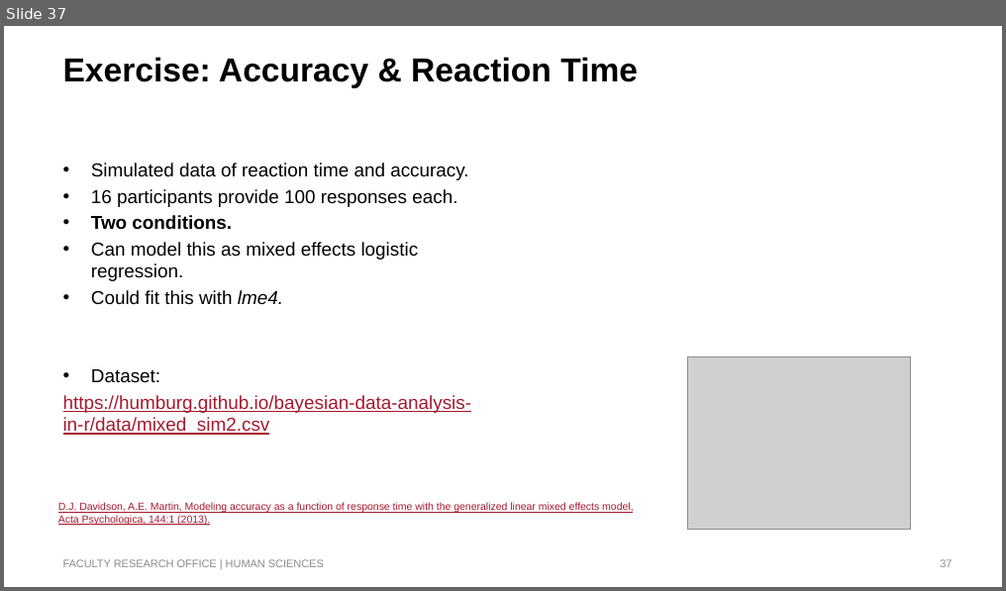
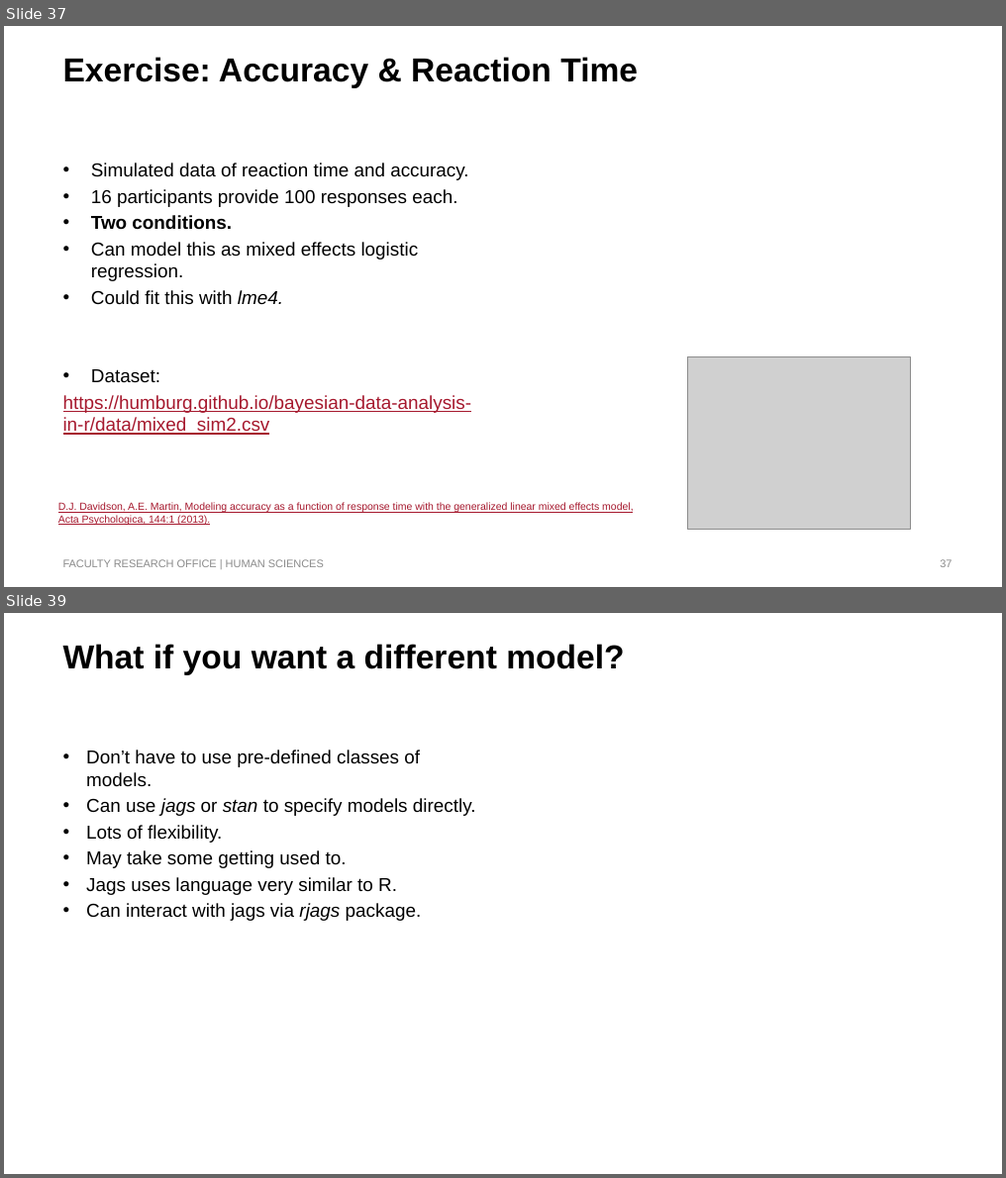
Before and after one commit to humburg/bayesian-data-analysis-in-r, a slide deck: Bayesian Data Analysis in R.pptx. Shown one above the other, each under a label of ours: slide 37 before the commit, slides 37 and 39 after it; the slides between them are not shown. The pictures are 1006x591 and 1006x1178 pixels, drawn with LibreOffice and Linux fonts; fonts in the diff are those of the drawing; grey boxes stand for pictures; background and template pictures are left out. Boxes give left, top, right and bottom in pixels: in the first picture for what was removed or moved away, otherwise in the second. Text is boxed around its words. In the diff, an @@ line names an element or a change of style, - is before the commit and + after.

```diff
--- a/Bayesian Data Analysis in R.pptx
+++ b/Bayesian Data Analysis in R.pptx
@@ slide 39 added at box(4, 613, 1002, 1174), background #FFFFFF @@
@@ title added at box(63, 644, 624, 675), 32 pt, text #000000, bold @@
+What if you want a different model?
@@ text added at box(86, 750, 476, 921), 18 pt, text #000000 @@
+• Don’t have to use pre-defined classes of models.
+• Can use jags or stan to specify models directly.
+• Lots of flexibility.
+• May take some getting used to.
+• Jags uses language very similar to R.
+• Can interact with jags via rjags package.
```
Also in this commit, not shown: 3 other slides added, 5 other files.
